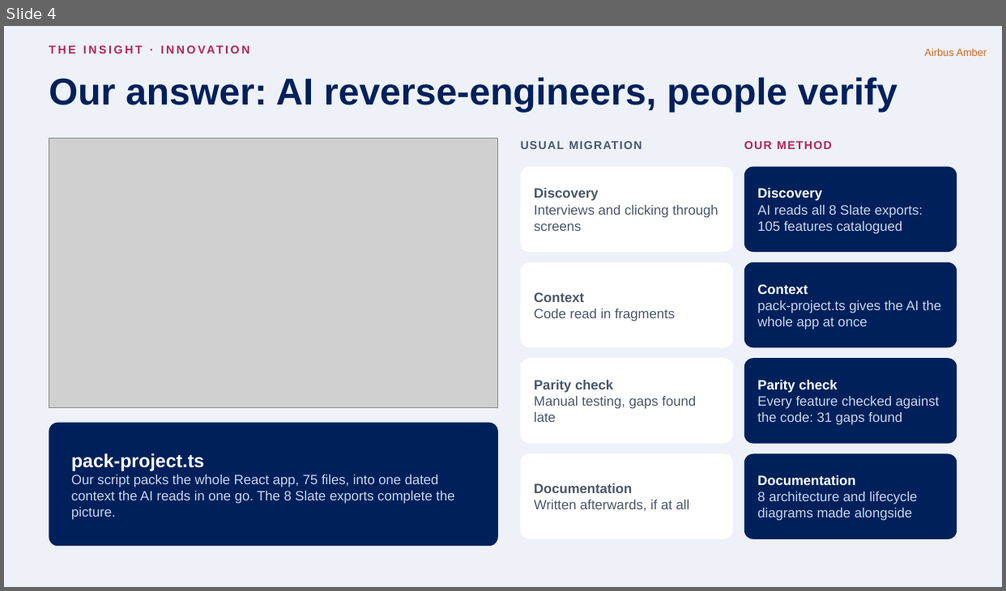
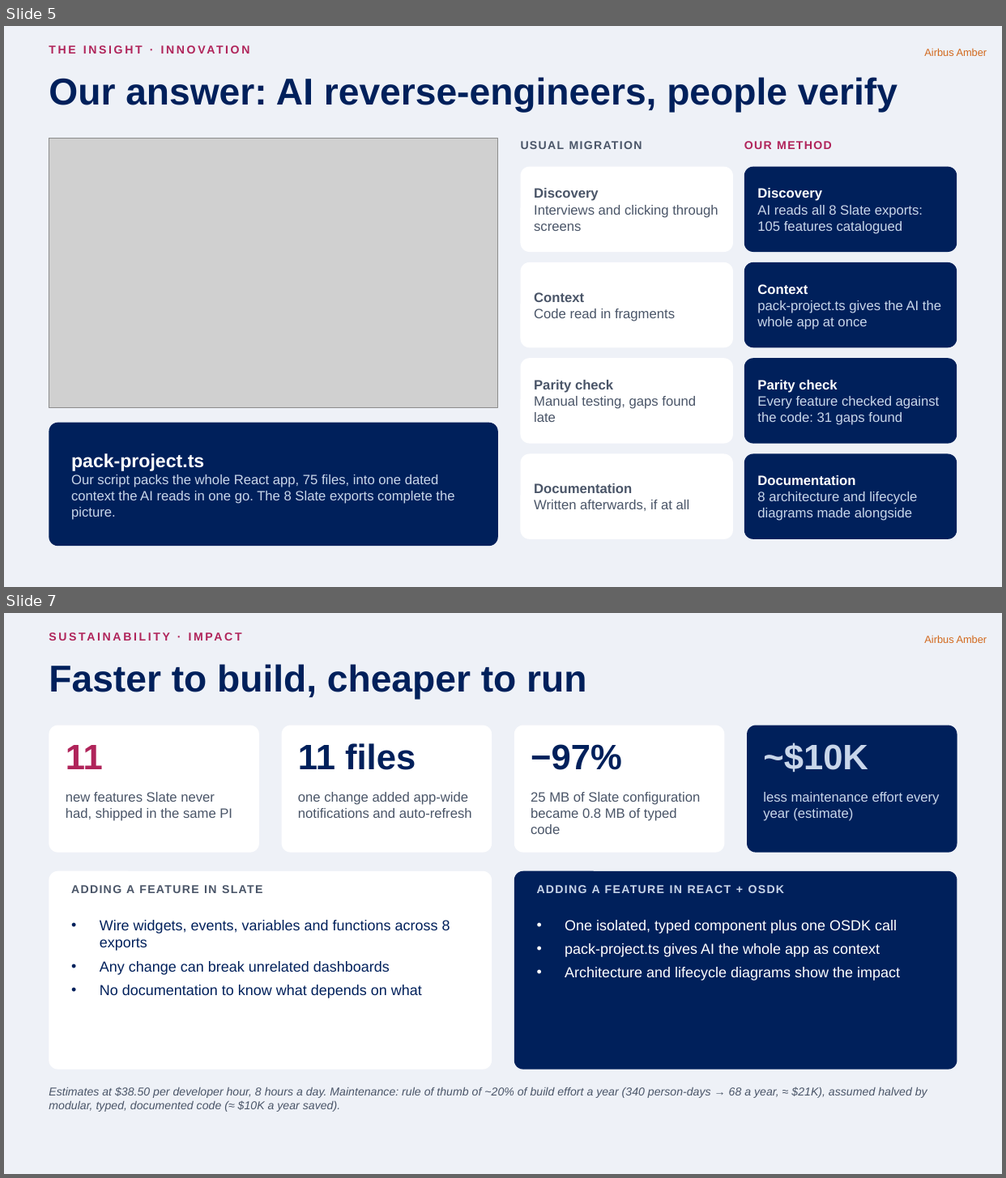
Before and after one commit to nithinram97/archify, a slide deck: erm-migration/docs/ERM-Migration-Jury-Pitch-v2.pptx. Shown one above the other, each under a label of ours: slide 4 before the commit, slides 5 and 7 after it; the slides between them are not shown. The pictures are 1006x591 and 1006x1178 pixels, drawn with LibreOffice and Linux fonts; fonts in the diff are those of the drawing; grey boxes stand for pictures. Boxes give left, top, right and bottom in pixels: in the first picture for what was removed or moved away, otherwise in the second. Text is boxed around its words. In the diff, an @@ line names an element or a change of style, - is before the commit and + after.

```diff
--- a/erm-migration/docs/ERM-Migration-Jury-Pitch-v2.pptx
+++ b/erm-migration/docs/ERM-Migration-Jury-Pitch-v2.pptx
@@ slide 7 added at (4,613,1002,1174), background #EEF1F7; not listed: 1 template element that a slide beside it also shows @@
@@ text added at (49,629,498,650), 11 pt, text #B0245A, bold @@
+SUSTAINABILITY · IMPACT
@@ title added at (49,664,586,699), 36 pt, text #00205B, bold @@
+Faster to build, cheaper to run
@@ rounded rectangle added at (49,726,259,853), fill #FFFFFF @@
@@ rounded rectangle added at (282,726,492,853), fill #FFFFFF @@
@@ rounded rectangle added at (514,726,725,853), fill #FFFFFF @@
@@ rounded rectangle added at (747,726,957,853), fill #00205B @@
@@ text added at (66,745,103,769), 34 pt, text #B0245A, bold @@
+11
@@ text added at (298,743,415,770), 34 pt, text #00205B, bold @@
+11 files
@@ text added at (530,744,622,770), 34 pt, text #00205B, bold @@
+−97%
@@ text added at (763,743,868,773), 34 pt, text #C9D6EA, bold @@
+~$10K
@@ text added at (66,792,232,821), 13 pt, text #4A5568 @@
+new features Slate never had, shipped in the same PI
@@ text added at (298,792,472,818), 13 pt, text #4A5568 @@
+one change added app-wide notifications and auto-refresh
@@ text added at (530,792,700,834), 13 pt, text #4A5568 @@
+25 MB of Slate configuration became 0.8 MB of typed code
@@ text added at (763,792,940,821), 13 pt, text #C9D6EA @@
+less maintenance effort every year (estimate)
@@ rounded rectangle added at (49,871,492,1070), fill #FFFFFF @@
@@ rounded rectangle added at (514,871,957,1070), fill #00205B @@
@@ text added at (71,885,450,999), 14 pt, text #00205B @@
+ADDING A FEATURE IN SLATE
+• Wire widgets, events, variables and functions across 8 exports
+• Any change can break unrelated dashboards
+• No documentation to know what depends on what
@@ text added at (537,885,900,981), 14 pt, text #FFFFFF @@
+ADDING A FEATURE IN REACT + OSDK
+• One isolated, typed component plus one OSDK call
+• pack-project.ts gives AI the whole app as context
+• Architecture and lifecycle diagrams show the impact
@@ text added at (49,1087,927,1112), 11 pt, text #4A5568, italic @@
+Estimates at $38.50 per developer hour, 8 hours a day. Maintenance: rule of thumb of ~20% of build effort a year (340 person-days → 68 a year, ≈ $21K), assumed halved by modular, typed, documented code (≈ $10K a year saved).
@@ what was slide 4 is now slide 5 @@
```
Also in this commit, not shown: 4 slides changed, 1 other slide added, 4 other files.
